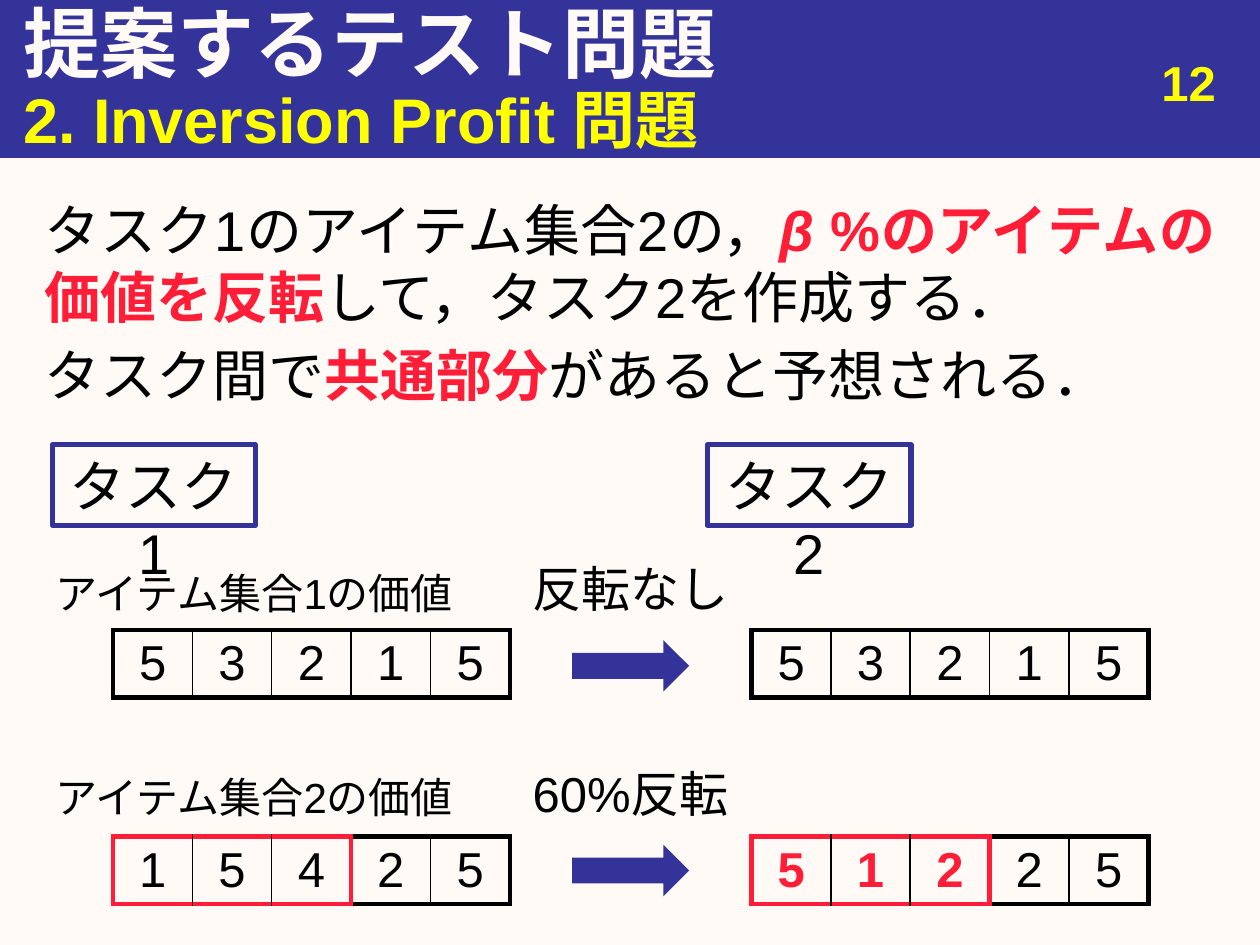
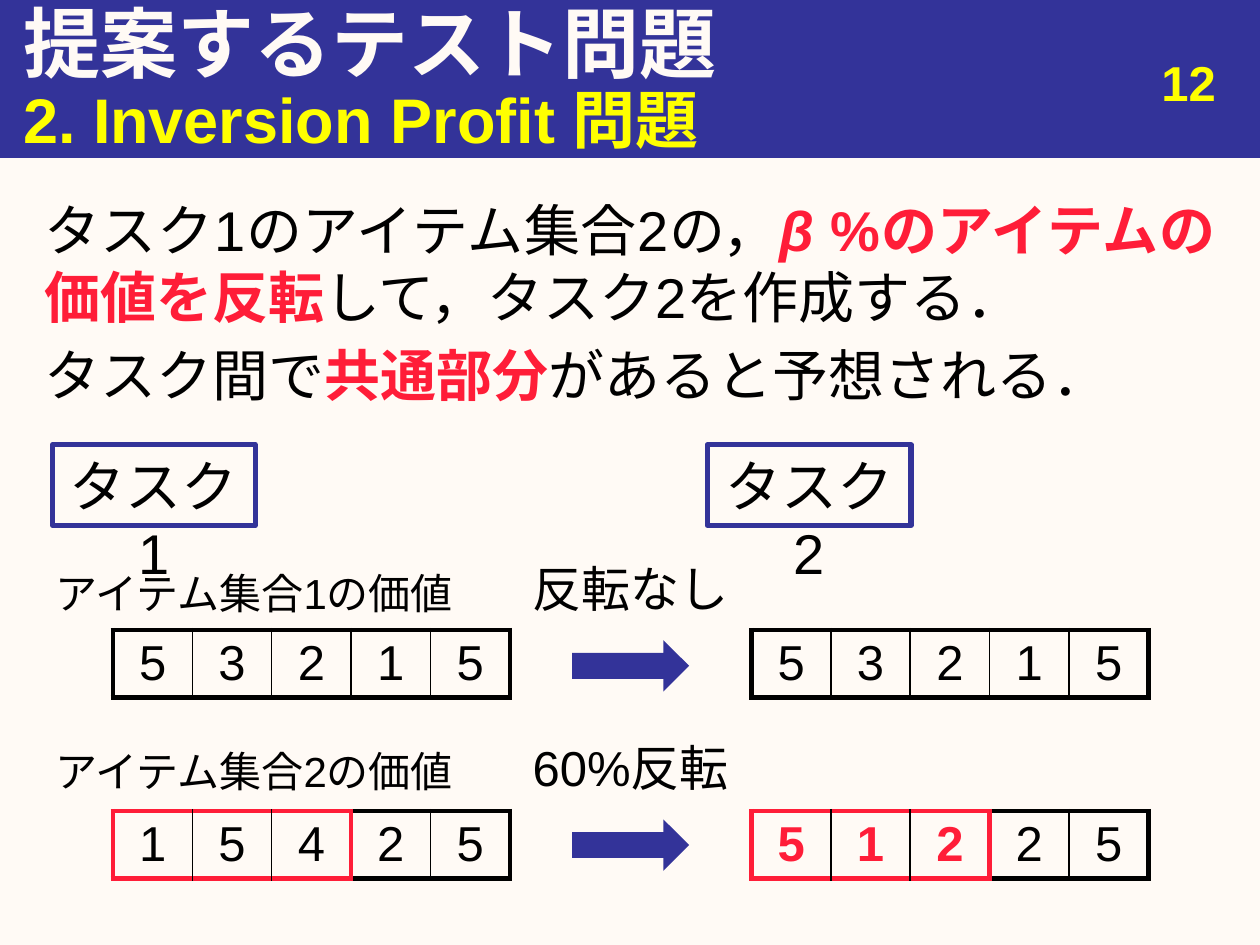
Before and after one commit to youle921/Slide-maintain, a slide deck: slide 13 of abstract/Slides/20200217_urita_graduation_v3.pptx. Drawn at 1260x945 pixels with LibreOffice and Linux fonts; fonts in the diff are those of the drawing. Boxes give left, top, right and bottom in pixels: in the first picture for what was removed or moved away, otherwise in the second. Text is boxed around its words. In the diff, an @@ line names an element or a change of style, - is before the commit and + after.

```diff
--- a/abstract/Slides/20200217_urita_graduation_v3.pptx
+++ b/abstract/Slides/20200217_urita_graduation_v3.pptx
@@ 2 tables, 2 texts, 1 right arrow moved together from (x1=56, y1=773, x2=1148, y2=908) to (x1=56, y1=747, x2=1148, y2=883) @@
```
Also in this commit, not shown: 5 other slides changed, 2 other files.
